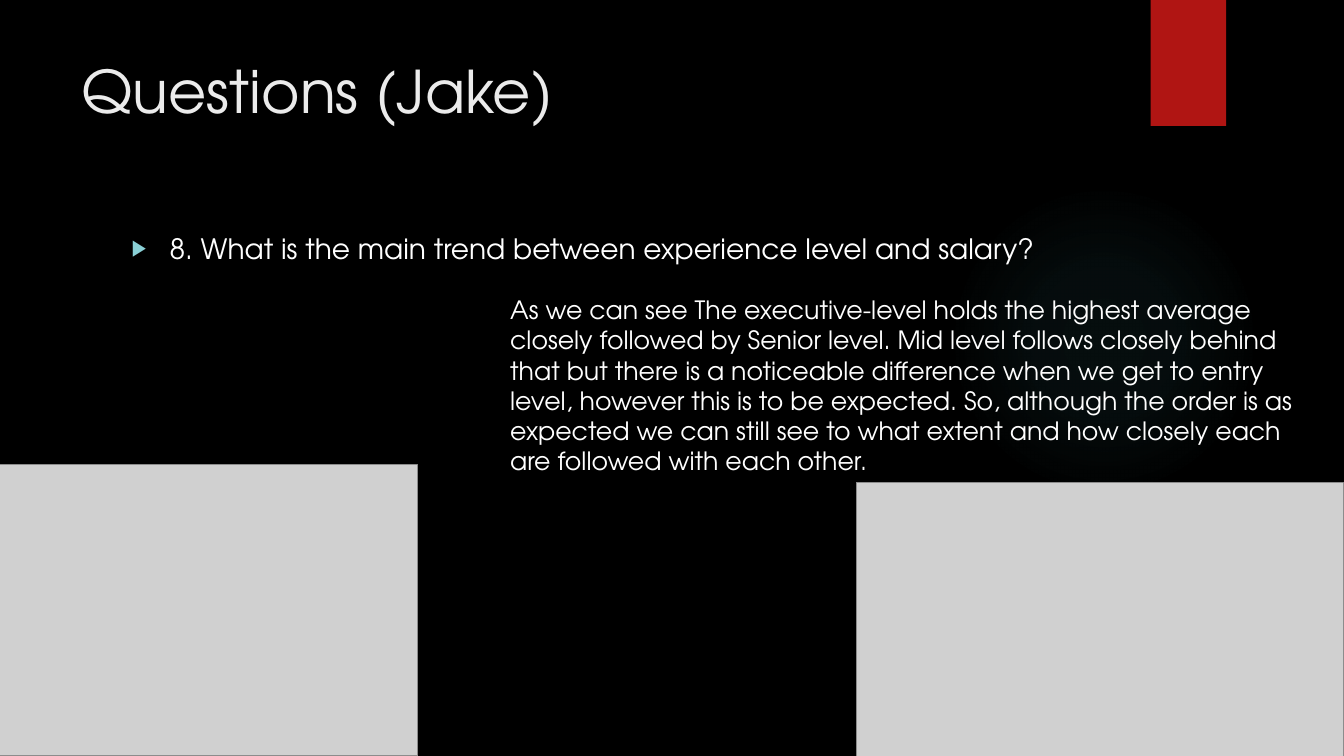
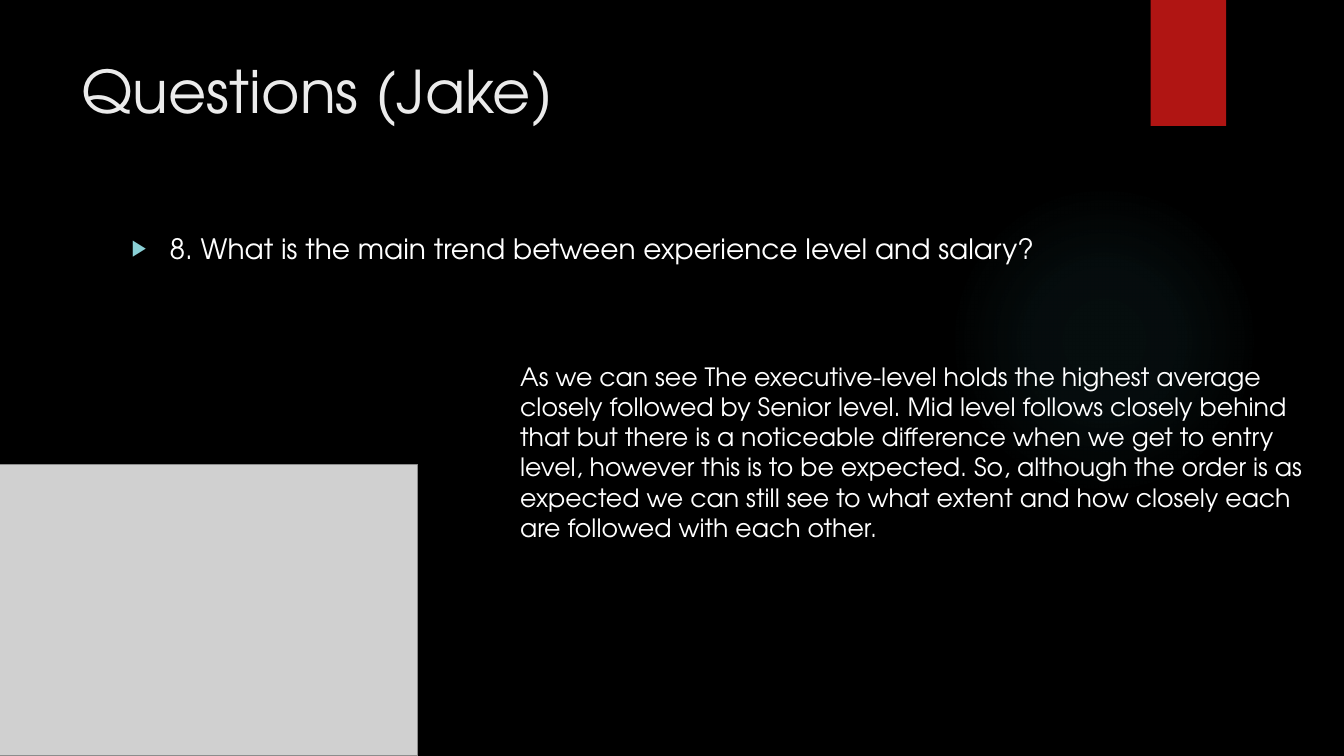
Before and after one commit to csmfduro/salaries, a slide deck: slide 12 of Computer Science Workshop Presentation.pptx. Drawn at 1344x756 pixels with LibreOffice and Linux fonts; fonts in the diff are those of the drawing; grey boxes stand for pictures; background and template pictures are left out. Boxes give left, top, right and bottom in pixels: in the first picture for what was removed or moved away, otherwise in the second. Text is boxed around its words. In the diff, an @@ line names an element or a change of style, - is before the commit and + after.

```diff
--- a/Computer Science Workshop Presentation.pptx
+++ b/Computer Science Workshop Presentation.pptx
@@ text "As we can see The ...": place and size @@
-text "As we can see The ..." at [510,300,1292,471]
+text "As we can see The ..." at [520,367,1302,538]
@@ picture removed at [857,483,1344,756] @@
```
Also in this commit, not shown: 1 other slide changed, 2 slides added, 2 slides removed.
